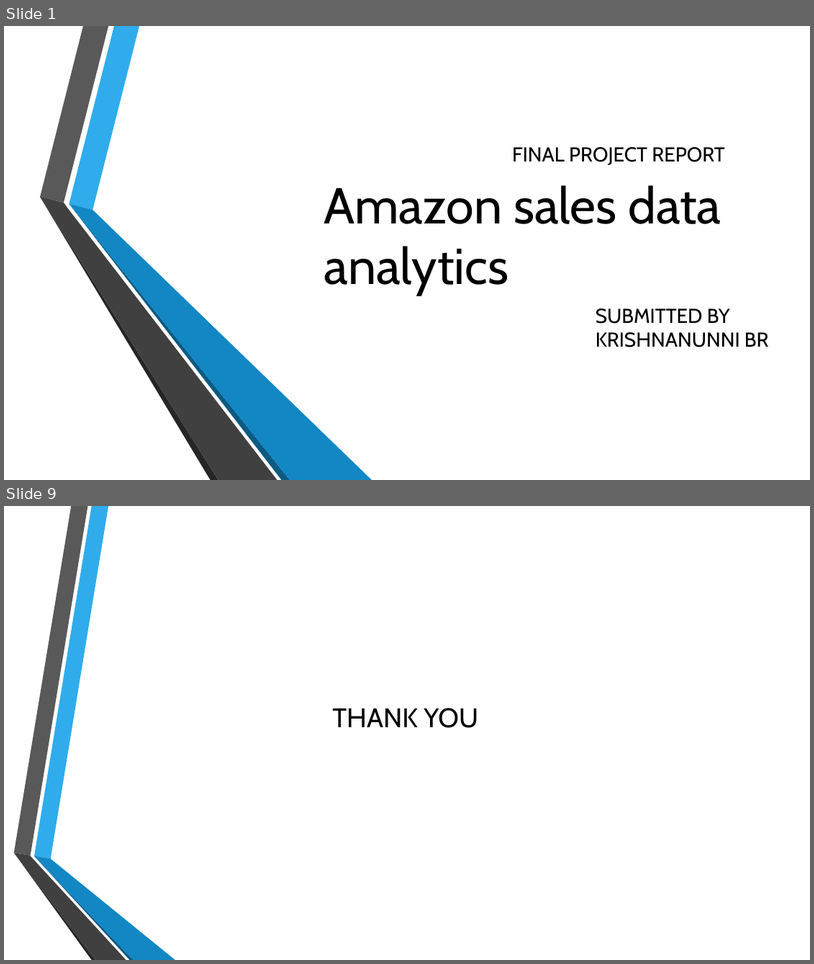
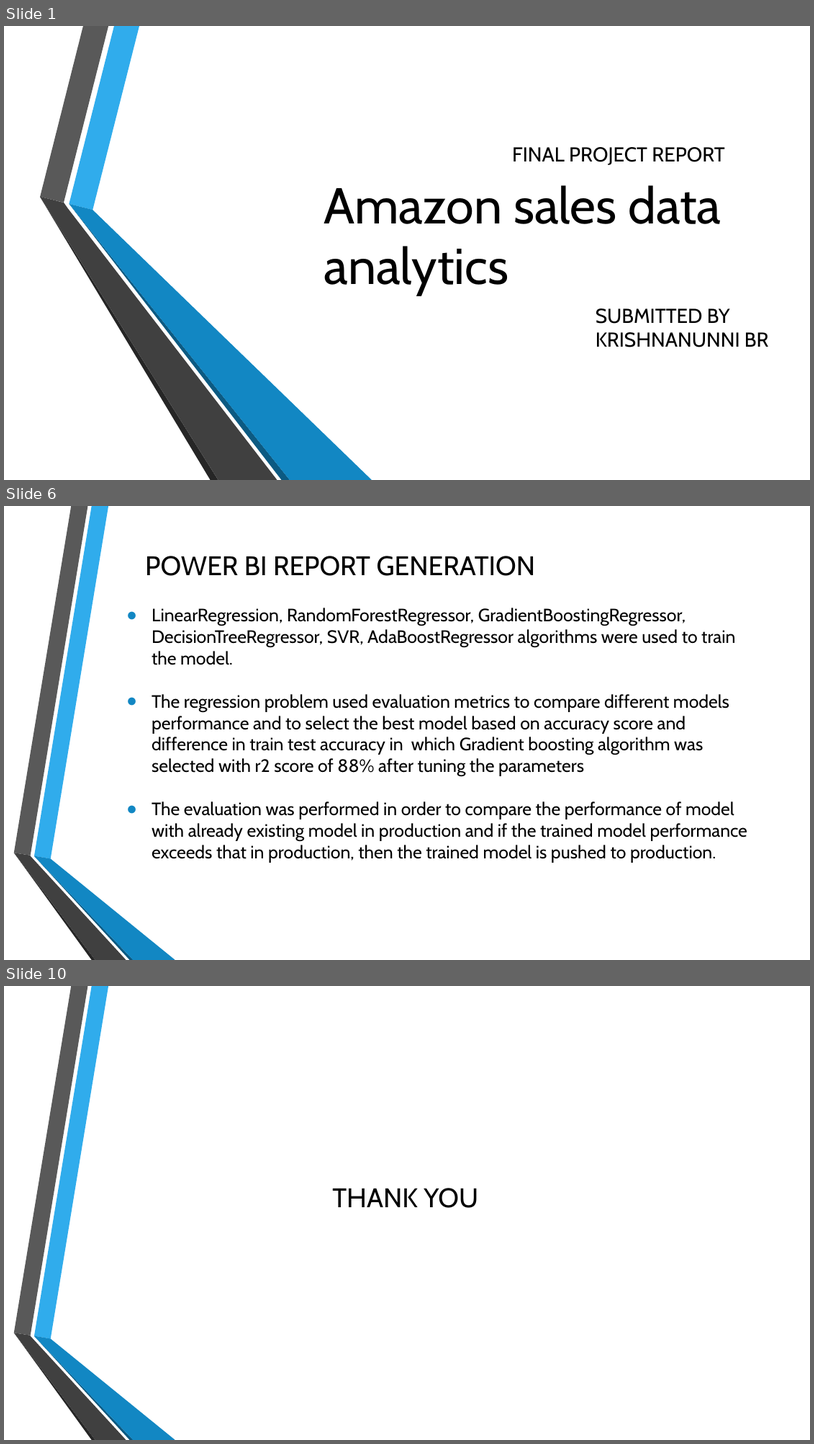
Before and after one commit to krishnan5307/Amazon-sales-data-analytics, a slide deck: Final_Project_Report_amazon_sale_data_analytics.pptx. Shown one above the other, each under a label of ours: slides 1 and 9 before the commit, slides 1, 6 and 10 after it; the slides between them are not shown. The pictures are 814x964 and 814x1444 pixels, drawn with LibreOffice and Linux fonts; fonts in the diff are those of the drawing; background and template pictures are left out. Boxes give left, top, right and bottom in pixels: in the first picture for what was removed or moved away, otherwise in the second. Text is boxed around its words. In the diff, an @@ line names an element or a change of style, - is before the commit and + after.

```diff
--- a/Final_Project_Report_amazon_sale_data_analytics.pptx
+++ b/Final_Project_Report_amazon_sale_data_analytics.pptx
@@ slide 6 added at <box>4,506,810,960</box>, background picture (left out); not listed: 6 template elements that a slide beside it also shows @@
@@ title added at <box>145,556,536,576</box>, 24 pt, text #000000 @@
+POWER BI REPORT GENERATION
@@ text added at <box>152,608,748,862</box>, 16 pt, text #000000 @@
+● LinearRegression, RandomForestRegressor, GradientBoostingRegressor, DecisionTreeRegressor, SVR, AdaBoostRegressor algorithms were used to train the model.
+● The regression problem used evaluation metrics to compare different models performance and to select the best model based on accuracy score and difference in train test accuracy in which Gradient boosting algorithm was selected with r2 score of 88% after tuning the parameters
+● The evaluation was performed in order to compare the performance of model with already existing model in production and if the trained model performance exceeds that in production, then the trained model is pushed to production.
@@ what was slide 9 is now slide 10 @@
```
Also in this commit, not shown: 6 slides changed, 1 other slide added, 1 slide removed.
